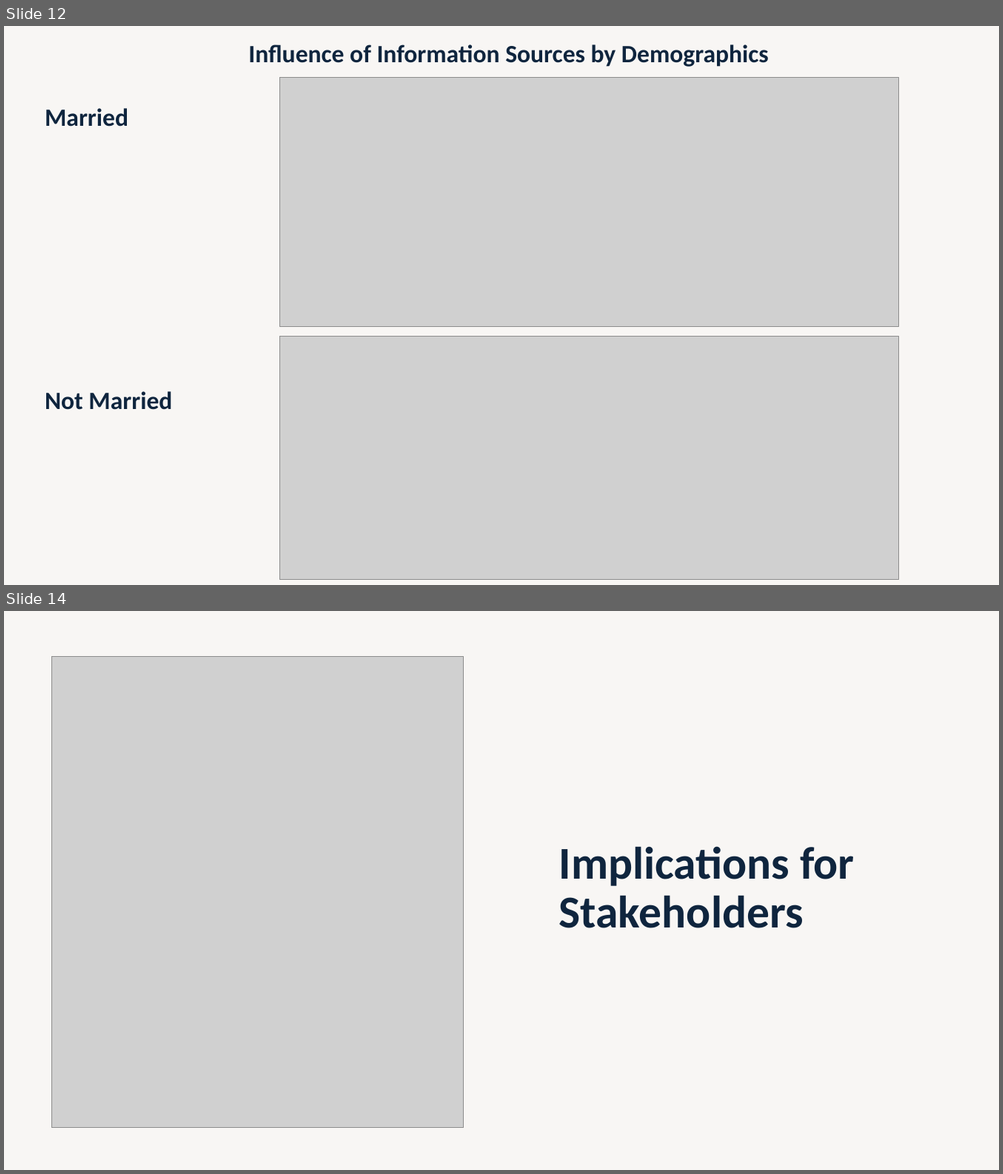
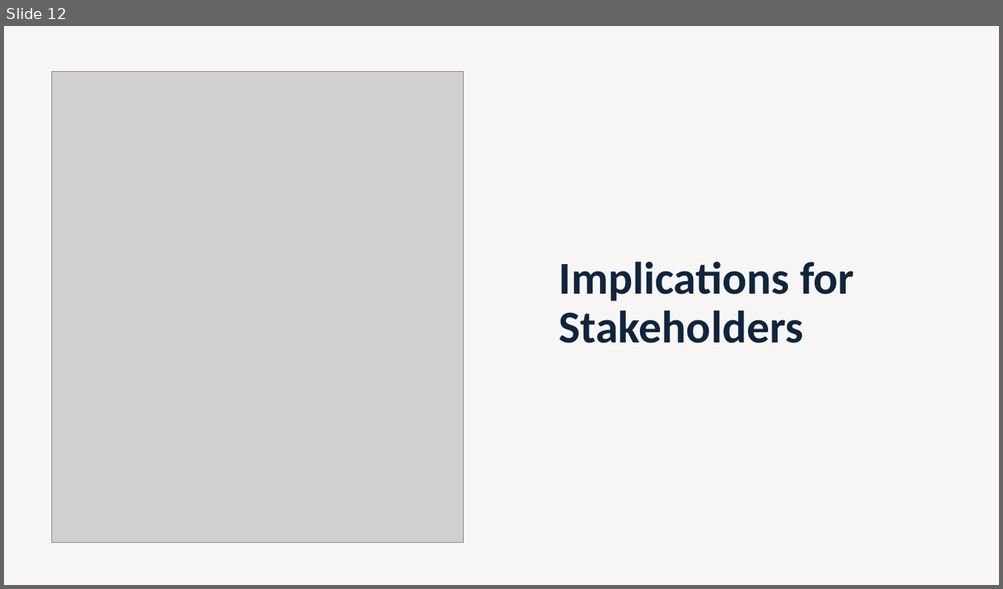
Before and after one commit to ernbilen/Data400_Fall24, a slide deck: Customers’ Buying Journey Analysis_Alissa.pptx. Shown one above the other, each under a label of ours: slides 12 and 14 before the commit, slide 12 after it; the slides between them are not shown. The pictures are 1003x1174 and 1003x589 pixels, drawn with LibreOffice and Linux fonts; fonts in the diff are those of the drawing; grey boxes stand for pictures. Boxes give left, top, right and bottom in pixels: in the first picture for what was removed or moved away, otherwise in the second. Text is boxed around its words. In the diff, an @@ line names an element or a change of style, - is before the commit and + after.

```diff
--- a/Customers’ Buying Journey Analysis_Alissa.pptx
+++ b/Customers’ Buying Journey Analysis_Alissa.pptx
@@ slide 12 removed at [4,26,999,585], background #DCD3CC at 20% opacity @@
@@ title removed at [248,44,768,67] @@
-Influence of Information Sources by Demographics
@@ picture removed at [280,78,899,327] @@
@@ text removed at [45,108,128,127] @@
-Married
@@ picture removed at [280,336,899,580] @@
@@ text removed at [45,392,172,410] @@
-Not Married
@@ what was slide 14 is now slide 12 @@
```
Also in this commit, not shown: 3 slides changed, 1 other slide removed.
